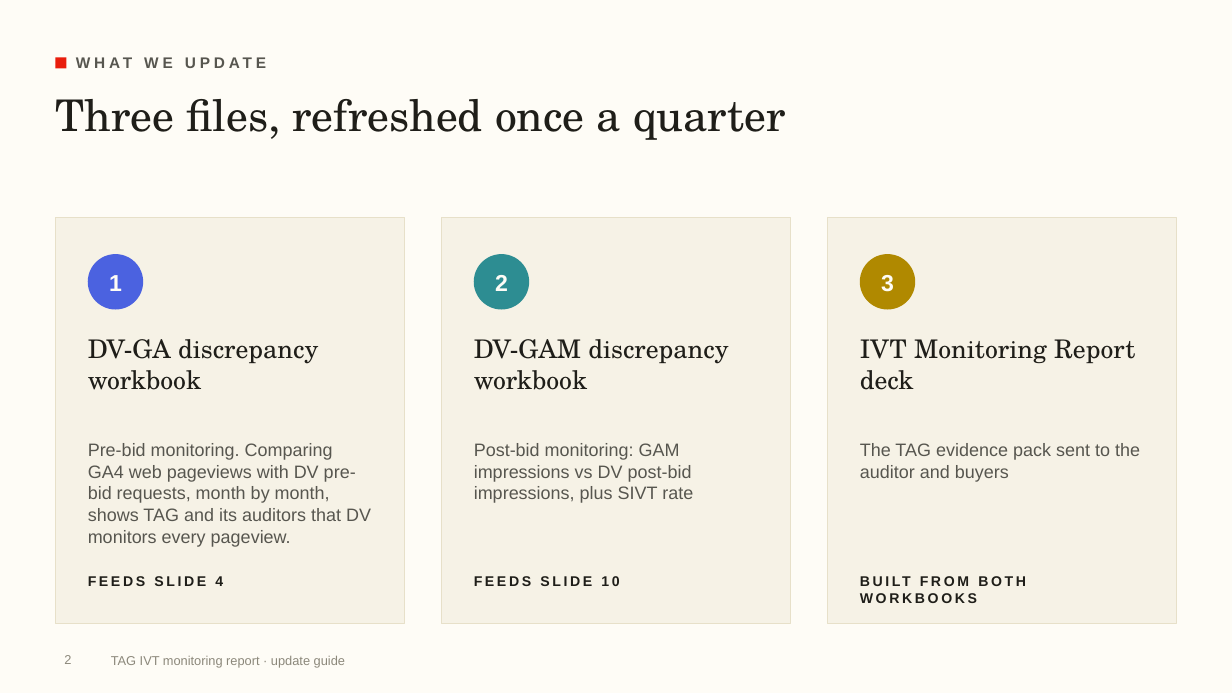
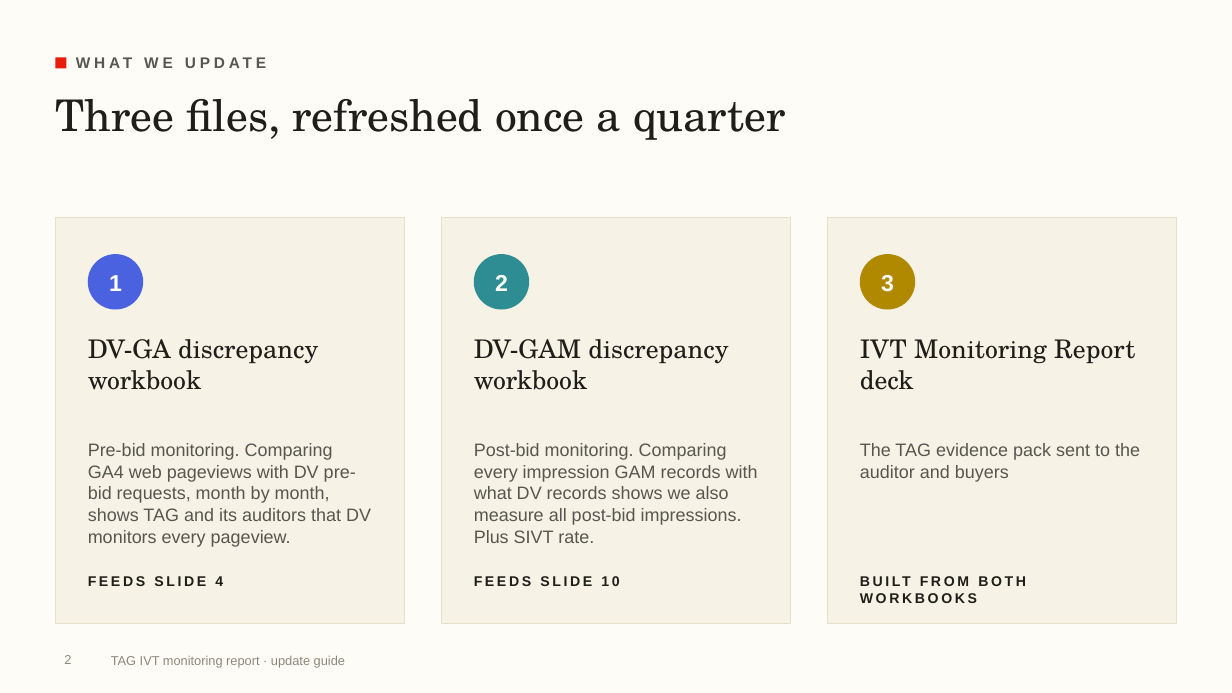
Before and after one commit to rogerhirano-nw/yield-dashboard, a slide deck: slide 2 of docs/TAG_IVT_Report_Update_Guide.pptx. Drawn at 1232x693 pixels with LibreOffice and Linux fonts; fonts in the diff are those of the drawing; background and template pictures are left out. Boxes give left, top, right and bottom in pixels: in the first picture for what was removed or moved away, otherwise in the second. Text is boxed around its words. In the diff, an @@ line names an element or a change of style, - is before the commit and + after.

```diff
--- a/docs/TAG_IVT_Report_Update_Guide.pptx
+++ b/docs/TAG_IVT_Report_Update_Guide.pptx
@@ text at (x1=474, y1=443, x2=758, y2=543): text changed @@
-Post-bid monitoring: GAM impressions vs DV post-bid impressions, plus SIVT rate
+Post-bid monitoring. Comparing every impression GAM records with what DV records shows we also measure all post-bid impressions. Plus SIVT rate.
```
Also in this commit, not shown: 2 other slides changed, 2 other files.
